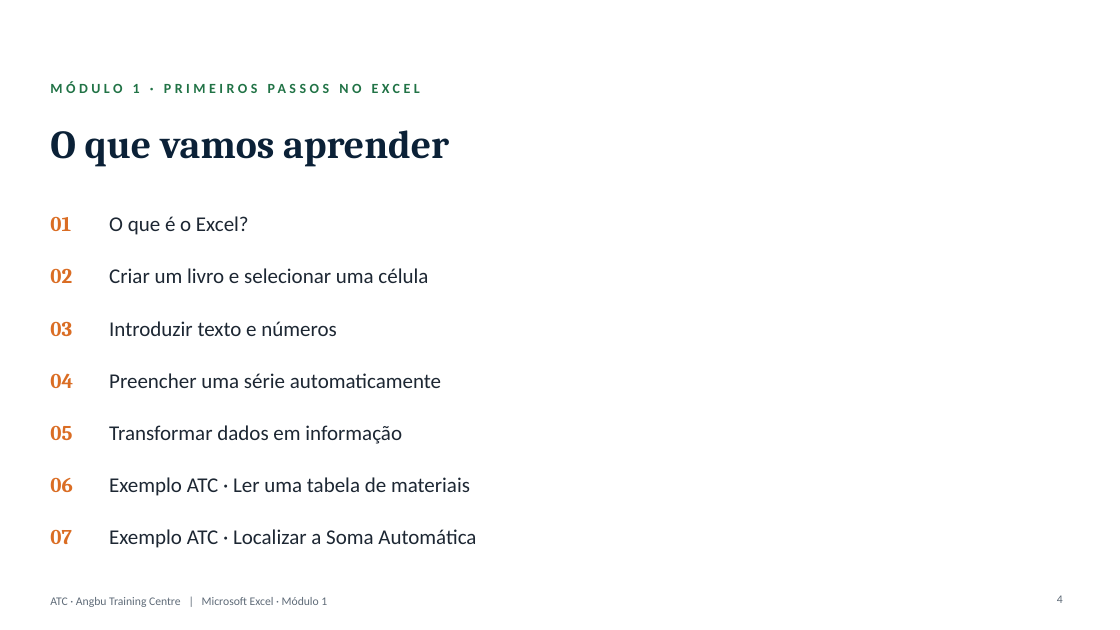
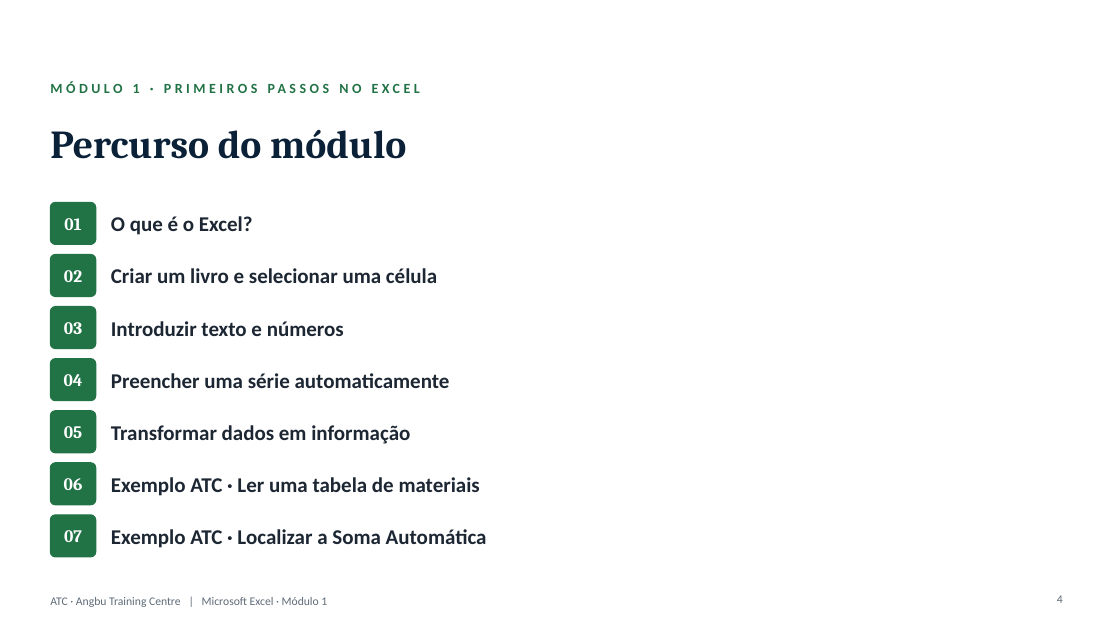
Before and after one commit to almeidaojose36/atc_lms, a slide deck: slide 4 of producao/apresentacoes/Excel_Modulo1.pptx. Drawn at 1120x630 pixels with LibreOffice and Linux fonts; fonts in the diff are those of the drawing; background and template pictures are left out. Boxes give left, top, right and bottom in pixels: in the first picture for what was removed or moved away, otherwise in the second. Text is boxed around its words. In the diff, an @@ line names an element or a change of style, - is before the commit and + after.

```diff
--- a/producao/apresentacoes/Excel_Modulo1.pptx
+++ b/producao/apresentacoes/Excel_Modulo1.pptx
@@ text at box(50, 130, 406, 159): text changed @@
-O que vamos aprender
+Percurso do módulo
@@ rounded rectangle added at box(50, 202, 96, 245), fill #217346, outline #217346 1 pt @@
@@ rounded rectangle added at box(50, 255, 96, 297), fill #217346, outline #217346 1 pt @@
@@ rounded rectangle added at box(50, 307, 96, 349), fill #217346, outline #217346 1 pt @@
@@ rounded rectangle added at box(50, 359, 96, 401), fill #217346, outline #217346 1 pt @@
@@ rounded rectangle added at box(50, 411, 96, 453), fill #217346, outline #217346 1 pt @@
@@ rounded rectangle added at box(50, 463, 96, 505), fill #217346, outline #217346 1 pt @@
@@ size 18 to 15 pt, text colour #DA6D24 to #FFFFFF; alignment left to centre in 7 elements at box(64, 322, 82, 334), box(64, 218, 81, 230), box(64, 374, 83, 386), box(64, 478, 83, 490), box(64, 270, 82, 282), box(64, 426, 82, 438), box(64, 530, 82, 542) @@
@@ rounded rectangle added at box(50, 515, 96, 557), fill #217346, outline #217346 1 pt @@
@@ bold on in 7 elements at box(111, 216, 253, 235), box(111, 268, 437, 283), box(111, 321, 344, 336), box(111, 373, 450, 388), box(111, 425, 410, 444), box(111, 477, 480, 496), box(111, 529, 487, 548) @@
```
Also in this commit, not shown: 14 other slides changed, 3 slides added, 22 other files.
